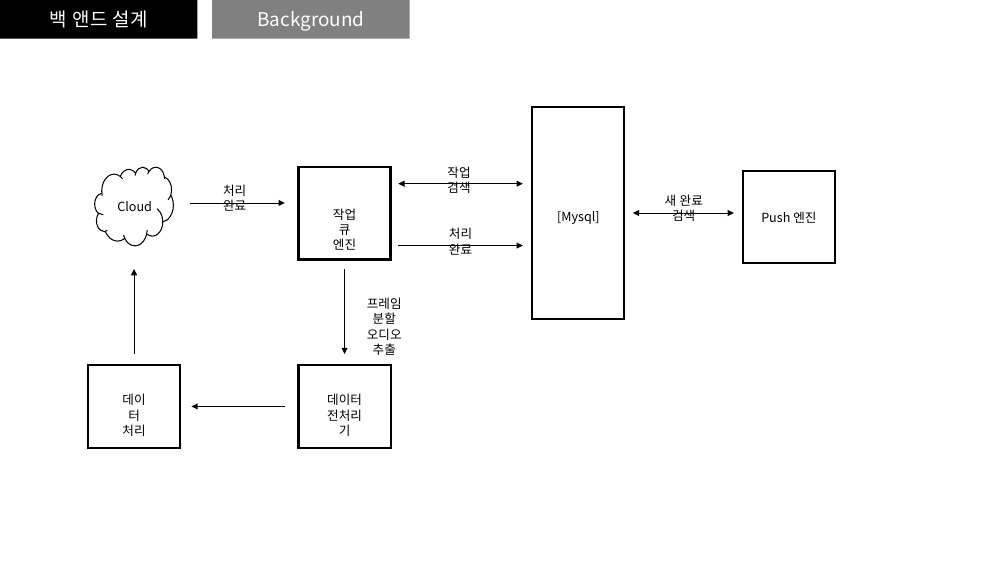
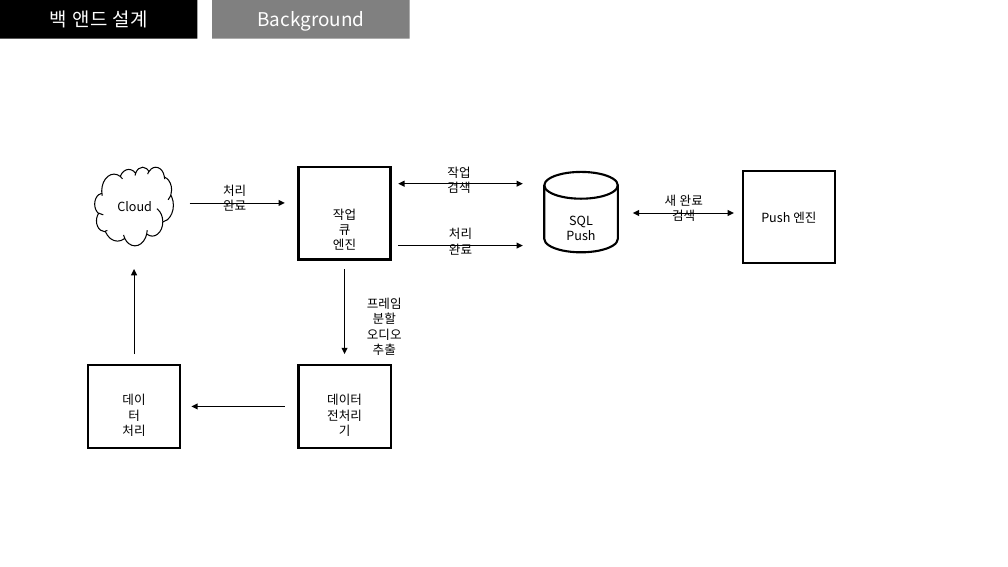
Before and after one commit to mrkimkim/AI_interview, a slide deck: slide 12 of Scatch.pptx. Drawn at 1008x567 pixels with LibreOffice and Linux fonts; fonts in the diff are those of the drawing. Boxes give left, top, right and bottom in pixels: in the first picture for what was removed or moved away, otherwise in the second. Text is boxed around its words. In the diff, an @@ line names an element or a change of style, - is before the commit and + after.

```diff
--- a/Scatch.pptx
+++ b/Scatch.pptx
@@ rectangle removed at [532,107,625,319] @@
@@ cylinder added at [544,172,618,252], outline #000000 2 pt @@
@@ text removed at [557,211,600,224] @@
-[Mysql]
@@ text added at [566,215,595,240], 12 pt, text #000000 @@
+SQL Push
```
Also in this commit, not shown: 9 other files.
